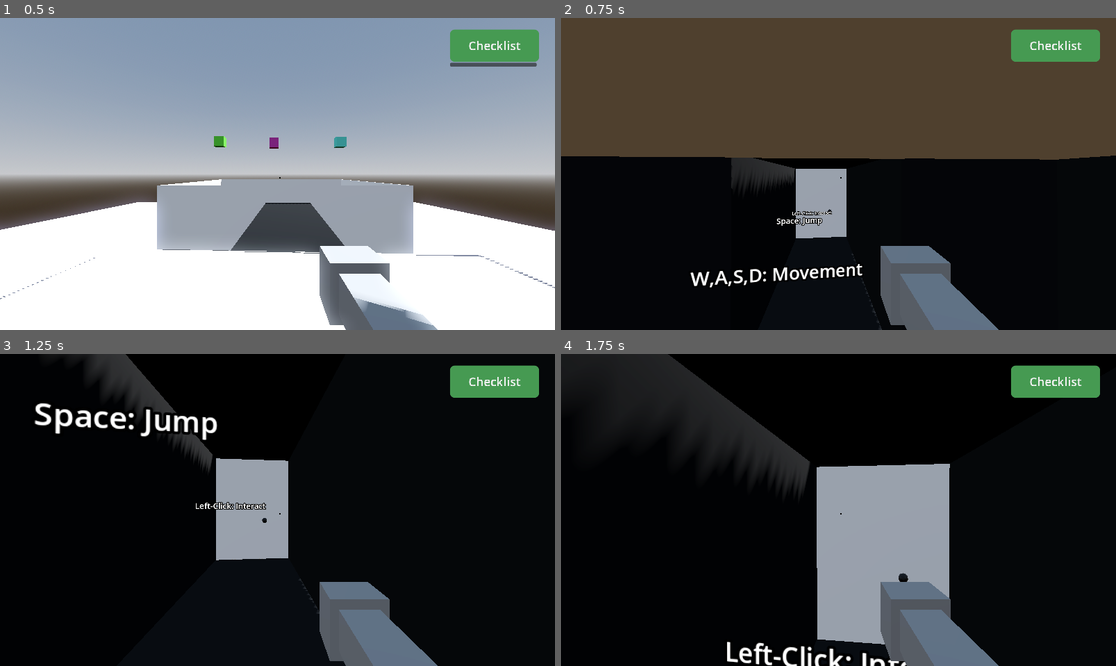
Above: before the commit, frames 1-4 (two rows, left to right).
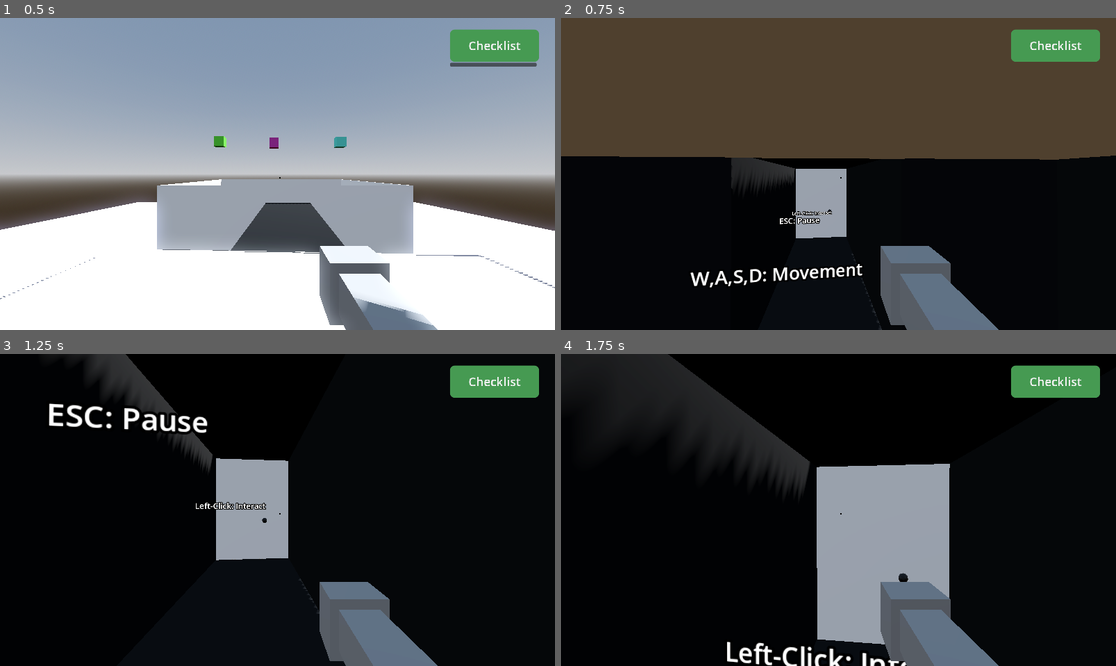
Above: after the commit, the same moments.

Repository: CAHSI-Game-Studios/Office-Search
Game: Godot game, scene res://player_test_platform.tscn
Two runs of this game, one before a commit and one after it. Both use one fixed random seed, a clock stepped at 60 frames per second and the inputs below. This scene is started directly instead of the project's main scene.
Inputs (mouse positions are in pixels of both pictures, inside the frame that each line leads up to):
- Up to frame 1 (0.5 s): no input
- Up to frame 2 (0.75 s): tap Enter (ui_accept) at 0.5 s; move the mouse to (866, 174) at 0.52 s; hold W (up) from 0.53 s (still down); tap Tab (checklist_toggle) at 0.6 s
- Up to frame 3 (1.25 s): keep holding W (up); tap Enter (ui_accept) at 0.77 s
- Up to frame 4 (1.75 s): keep holding W (up); move the mouse to (810, 510) at 1.27 s; click (810, 510) at 1.35 s; tap Enter (ui_accept) at 1.52 s

Frame 1 is identical in both runs. In frame 2, 0.1% of the frame differs, in the area x 38-48%, y 63-67%; in frame 3, 1.5%, in the area x 6-40%, y 15-28%; in frame 4, nothing differs.
Error in both runs: Attempt to call function 'checklist_setup' in base 'null instance' on a null instance. (res://world/game_state/game_state.gd:12)

Commit message:
Changed jump instruction to pause

Diff:
--- a/player_test_platform.tscn
+++ b/player_test_platform.tscn
@@ -231,10 +231,10 @@
 pixel_size = 0.004
 text = "W,A,S,D: Movement"
 
-[node name="Jump" type="Label3D" parent="."]
+[node name="Pause-Instruction" type="Label3D" parent="."]
 transform = Transform3D(1, 0, 0, 0, 1, 0, 0, 0, 1, 0.0924397, 1.75986, 5.23928)
 pixel_size = 0.004
-text = "Space: Jump"
+text = "ESC: Pause"
 
 [connection signal="object_consumed" from="FindableObjects/Cup" to="." method="_on_findable_object_consumed"]
 [connection signal="object_consumed" from="FindableObjects/Book" to="." method="_on_findable_object_consumed"]
